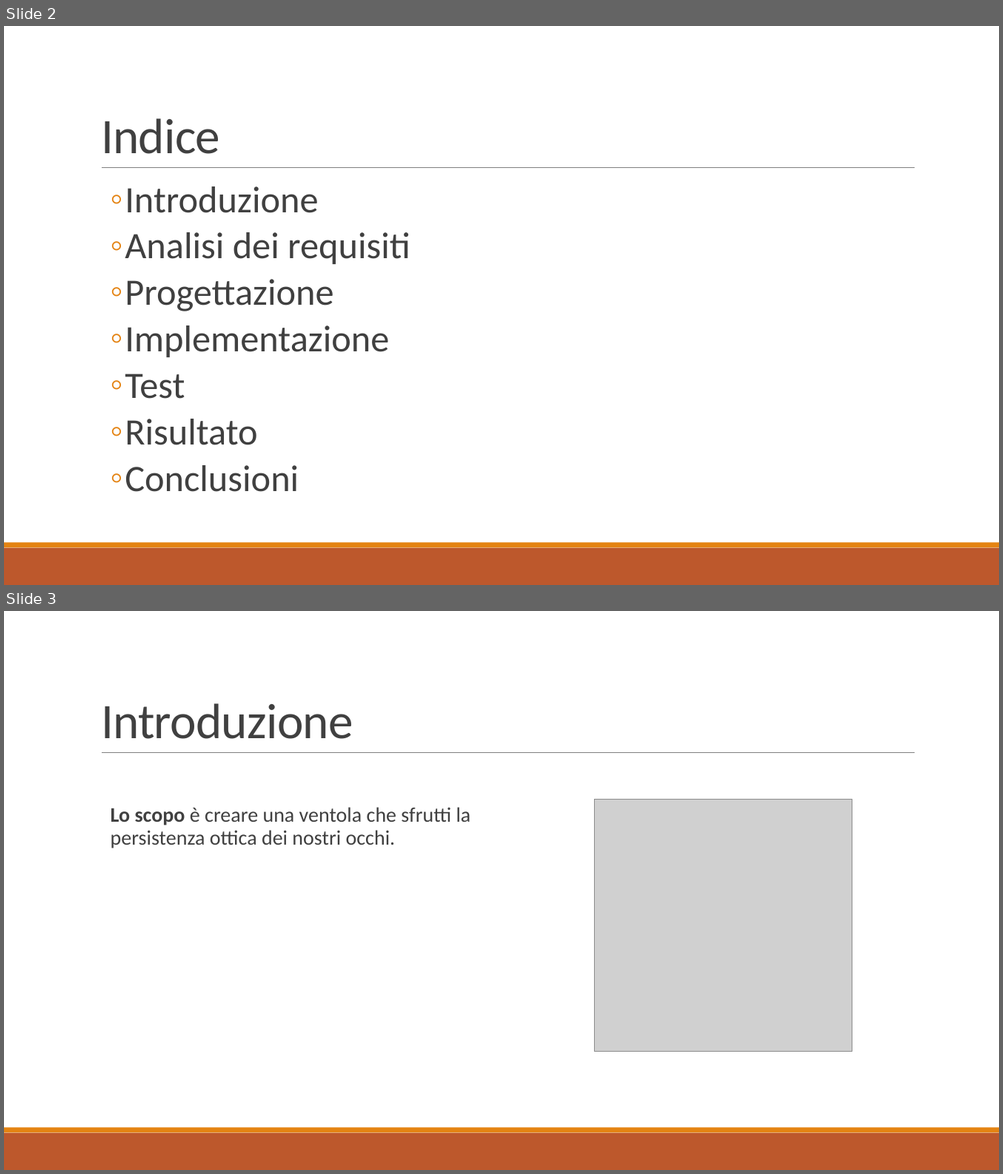
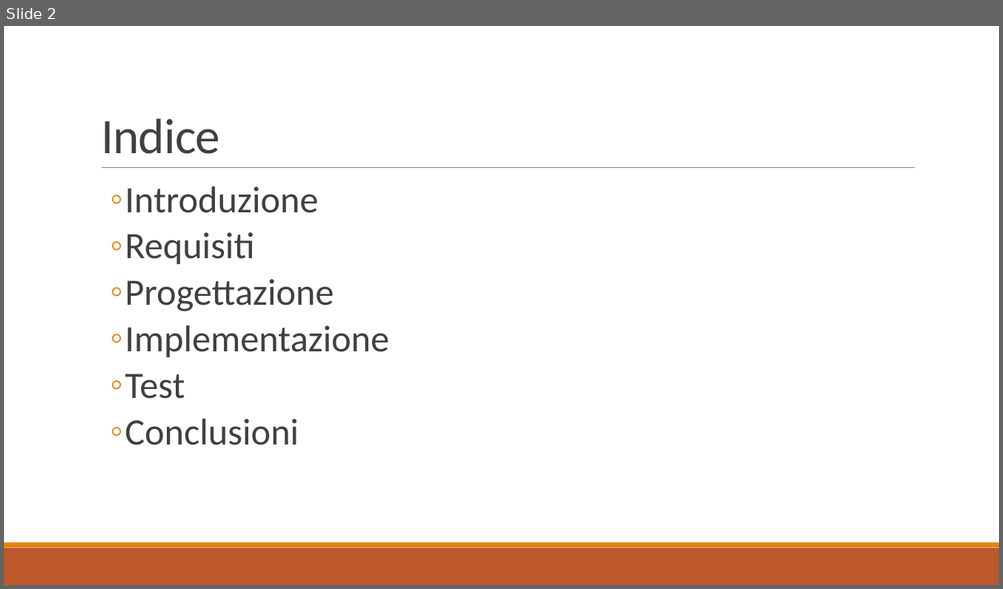
Before and after one commit to nemastojanovic/FanClock2, a slide deck: Documentazione/I3_PRESENTAZIONE_PROG3.pptx. Shown one above the other, each under a label of ours: slides 2 and 3 before the commit, slide 2 after it. The pictures are 1003x1174 and 1003x589 pixels, drawn with LibreOffice and Linux fonts; fonts in the diff are those of the drawing; grey boxes stand for pictures. Boxes give left, top, right and bottom in pixels: in the first picture for what was removed or moved away, otherwise in the second. Text is boxed around its words. In the diff, an @@ line names an element or a change of style, - is before the commit and + after.

```diff
--- a/Documentazione/I3_PRESENTAZIONE_PROG3.pptx
+++ b/Documentazione/I3_PRESENTAZIONE_PROG3.pptx
@@ slide 3 removed at [4, 611, 999, 1170], background #FFFFFF; not listed: 3 template elements that a slide beside it also shows @@
@@ title removed at [101, 703, 353, 739] @@
-Introduzione
@@ text removed at [111, 807, 471, 849] @@
-  Lo scopo è creare una ventola che sfrutti la persistenza ottica dei nostri occhi.
@@ picture removed at [595, 800, 851, 1052] @@
@@ slide 2 changed as well @@
@@ text at [125, 232, 254, 264]: text changed @@
-  ◦ Analisi dei requisiti
+  ◦ Requisiti
@@ text at [125, 419, 257, 446]: paragraph removed @@
-  ◦ Risultato
```
Also in this commit, not shown: 3 other slides changed, 10 slides added, 11 other slides removed.
